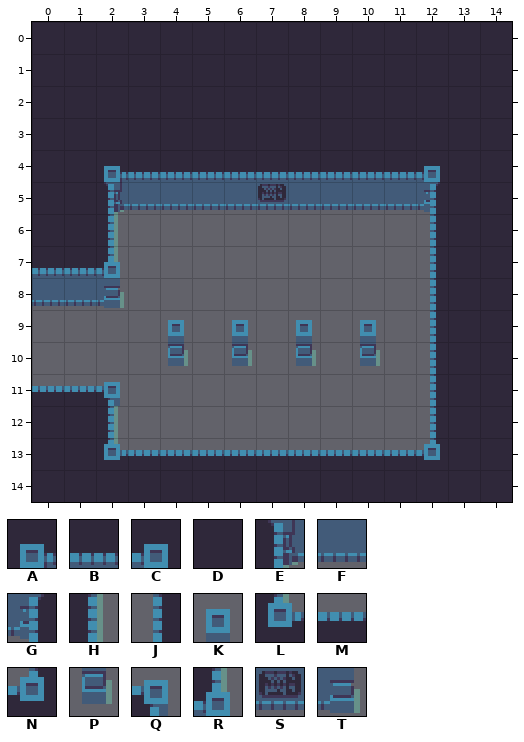
An edit to a level. Tiled map, DunkelHeld/resources/levels/bare/main_hall_right_phase1.tmx. Above is the file before it was changed.
Cells are 16x16 px. Shown: x 0..14, y 0..14.
Key: from "tiles": A 3, B 4, C 5, D 7, E 9, F 10, G 11, H 15, J 17, K 20, L 21, M 22, N 23, P 26, Q 33, R 45, S 49, T 51.
_ is an empty cell.
Layer "Tiles" before, first column x 0:
 0 DDDDDDDDDDDDDDD
 1 DDDDDDDDDDDDDDD
 2 DDDDDDDDDDDDDDD
 3 DDDDDDDDDDDDDDD
 4 DDABBBBBBBBBCDD
 5 DDEFFFFSFFFFGDD
 6 DDH_________JDD
 7 BBR_________JDD
 8 FFT_________JDD
 9 ____K_K_K_K_JDD
10 ____P_P_P_P_JDD
11 MMQ_________JDD
12 DDH_________JDD
13 DDLMMMMMMMMMNDD
14 DDDDDDDDDDDDDDD
The result:
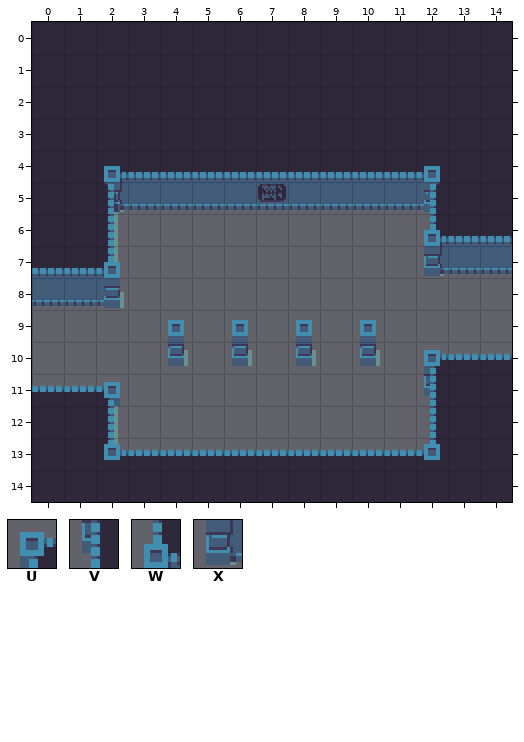
Further tiles: from "tiles": U 32, V 38, W 44, X 50.
The exact change:
{"where": "layer \"Tiles\""}
{"y":6,"x":12,"old":"JDD","new":"WBB"}
{"y":7,"x":12,"old":"JDD","new":"XFF"}
{"y":8,"x":12,"old":"JDD","new":"___"}
{"y":9,"x":12,"old":"JDD","new":"___"}
{"y":10,"x":12,"old":"JDD","new":"UMM"}
{"y":11,"x":12,"old":"J","new":"V"}
